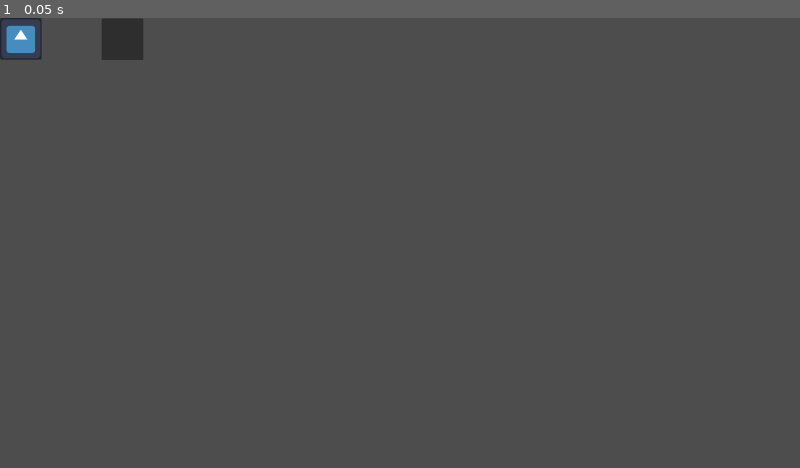
Above: before the commit, frame 1.
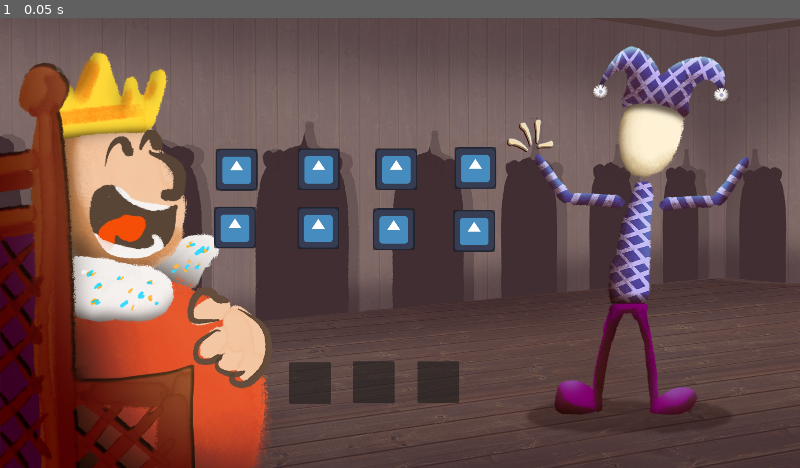
Above: after the commit, the same moment.

Repository: P-Wallis/GGJ-2024
Game: Godot game, scene res://Scenes/level.tscn
Two runs of this game, one before a commit and one after it. Both use one fixed random seed, a clock stepped at 60 frames per second and the inputs below. Before the commit the project starts from res://Scenes/draganddropreal.tscn. The engine's default icon, where the game draws it, is replaced by a stand-in: a white triangle on a blue panel in a dark square.
Inputs:
- Up to frame 1 (0.05 s): no input

The runs differ from the first frame. In frame 1, 67% of the frame differs, in the area x 0-100%, y 0-100%.

Commit message:
Do it level.tscn

Diff:
--- a/Scenes/draganddropreal.tscn
+++ /dev/null
@@ -1,15 +0,0 @@
-[gd_scene load_steps=3 format=3 uid="uid://dibtl3r5ixqt0"]
-
-[ext_resource type="PackedScene" uid="uid://bsg6rybm557fg" path="res://Scenes/draganddropdemo.tscn" id="1_3a7k1"]
-[ext_resource type="Texture2D" uid="uid://co2dn7r1j8v03" path="res://icon.svg" id="2_rtuy1"]
-
-[node name="Node2D" type="Node2D"]
-
-[node name="TextureRect" parent="." instance=ExtResource("1_3a7k1")]
-texture = ExtResource("2_rtuy1")
-
-[node name="TextureRect" parent="TextureRect" instance=ExtResource("1_3a7k1")]
-offset_left = 244.0
-offset_top = 1.0
-offset_right = 344.0
-offset_bottom = 101.0
--- a/Scenes/level.tscn
+++ b/Scenes/level.tscn
@@ -1,8 +1,10 @@
-[gd_scene load_steps=4 format=3 uid="uid://bpkpph3ln7886"]
+[gd_scene load_steps=6 format=3 uid="uid://bpkpph3ln7886"]
 
 [ext_resource type="Texture2D" uid="uid://j6mtetcsh4ch" path="res://Assets/Sprites/BGbackground.png" id="1_tdkdg"]
 [ext_resource type="Texture2D" uid="uid://cwcxc727le3ra" path="res://Assets/Sprites/King_PH.png" id="2_737ks"]
 [ext_resource type="PackedScene" uid="uid://bdsqh086unyq7" path="res://Scenes/jester.tscn" id="3_gj51t"]
+[ext_resource type="PackedScene" uid="uid://bsg6rybm557fg" path="res://Scenes/draganddrop.tscn" id="4_ryywa"]
+[ext_resource type="Texture2D" uid="uid://co2dn7r1j8v03" path="res://icon.svg" id="5_khg00"]
 
 [node name="Level" type="Node2D"]
 
@@ -20,3 +22,83 @@
 
 [node name="Jester" parent="." instance=ExtResource("3_gj51t")]
 position = Vector2(1510, 953)
+
+[node name="UI" type="Node" parent="."]
+
+[node name="ActionSlots" type="Node" parent="UI"]
+
+[node name="ActionSlot1" parent="UI/ActionSlots" instance=ExtResource("4_ryywa")]
+offset_left = 694.0
+offset_top = 826.0
+offset_right = 794.0
+offset_bottom = 926.0
+
+[node name="ActionSlot2" parent="UI/ActionSlots" instance=ExtResource("4_ryywa")]
+offset_left = 847.0
+offset_top = 824.0
+offset_right = 947.0
+offset_bottom = 924.0
+
+[node name="ActionSlot3" parent="UI/ActionSlots" instance=ExtResource("4_ryywa")]
+offset_left = 1002.0
+offset_top = 824.0
+offset_right = 1102.0
+offset_bottom = 924.0
+
+[node name="ActionCards" type="Node" parent="UI"]
+
+[node name="ActionCard1" parent="UI/ActionCards" instance=ExtResource("4_ryywa")]
+offset_left = 518.0
+offset_top = 314.0
+offset_right = 618.0
+offset_bottom = 414.0
+texture = ExtResource("5_khg00")
+
+[node name="ActionCard5" parent="UI/ActionCards" instance=ExtResource("4_ryywa")]
+offset_left = 514.0
+offset_top = 453.0
+offset_right = 614.0
+offset_bottom = 553.0
+texture = ExtResource("5_khg00")
+
+[node name="ActionCard6" parent="UI/ActionCards" instance=ExtResource("4_ryywa")]
+offset_left = 714.0
+offset_top = 454.0
+offset_right = 814.0
+offset_bottom = 554.0
+texture = ExtResource("5_khg00")
+
+[node name="ActionCard7" parent="UI/ActionCards" instance=ExtResource("4_ryywa")]
+offset_left = 895.0
+offset_top = 457.0
+offset_right = 995.0
+offset_bottom = 557.0
+texture = ExtResource("5_khg00")
+
+[node name="ActionCard8" parent="UI/ActionCards" instance=ExtResource("4_ryywa")]
+offset_left = 1088.0
+offset_top = 461.0
+offset_right = 1188.0
+offset_bottom = 561.0
+texture = ExtResource("5_khg00")
+
+[node name="ActionCard2" parent="UI/ActionCards" instance=ExtResource("4_ryywa")]
+offset_left = 715.0
+offset_top = 313.0
+offset_right = 815.0
+offset_bottom = 413.0
+texture = ExtResource("5_khg00")
+
+[node name="ActionCard3" parent="UI/ActionCards" instance=ExtResource("4_ryywa")]
+offset_left = 901.0
+offset_top = 313.0
+offset_right = 1001.0
+offset_bottom = 413.0
+texture = ExtResource("5_khg00")
+
+[node name="ActionCard4" parent="UI/ActionCards" instance=ExtResource("4_ryywa")]
+offset_left = 1091.0
+offset_top = 310.0
+offset_right = 1191.0
+offset_bottom = 410.0
+texture = ExtResource("5_khg00")
--- a/project.godot
+++ b/project.godot
@@ -11,7 +11,7 @@
 [application]
 
 config/name="TheFool"
-run/main_scene="res://Scenes/draganddropreal.tscn"
+run/main_scene="res://Scenes/level.tscn"
 config/features=PackedStringArray("4.2", "GL Compatibility")
 config/icon="res://icon.svg"
 
Renamed: Scenes/draganddropdemo.tscn -> Scenes/draganddrop.tscn
